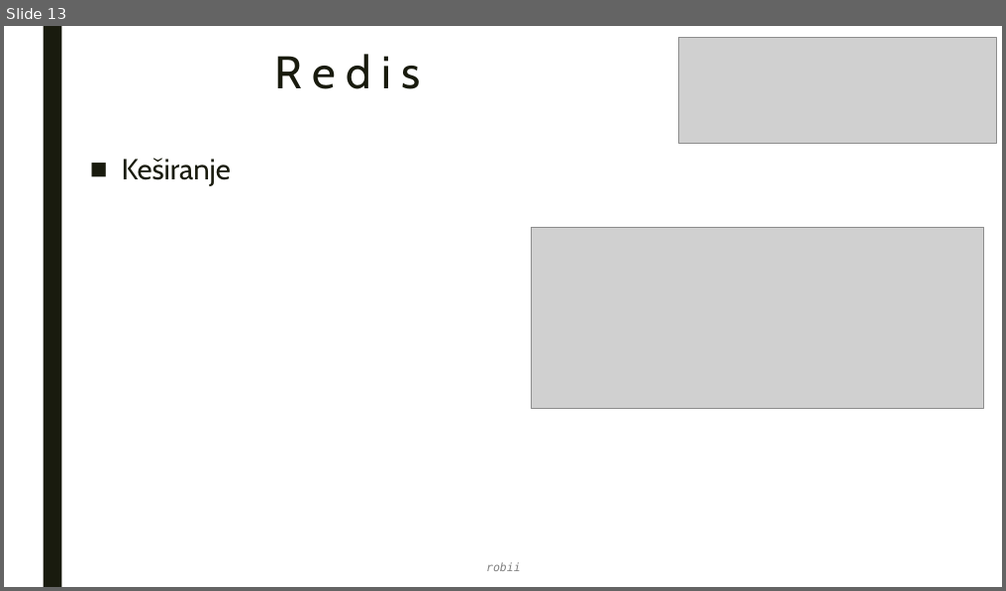
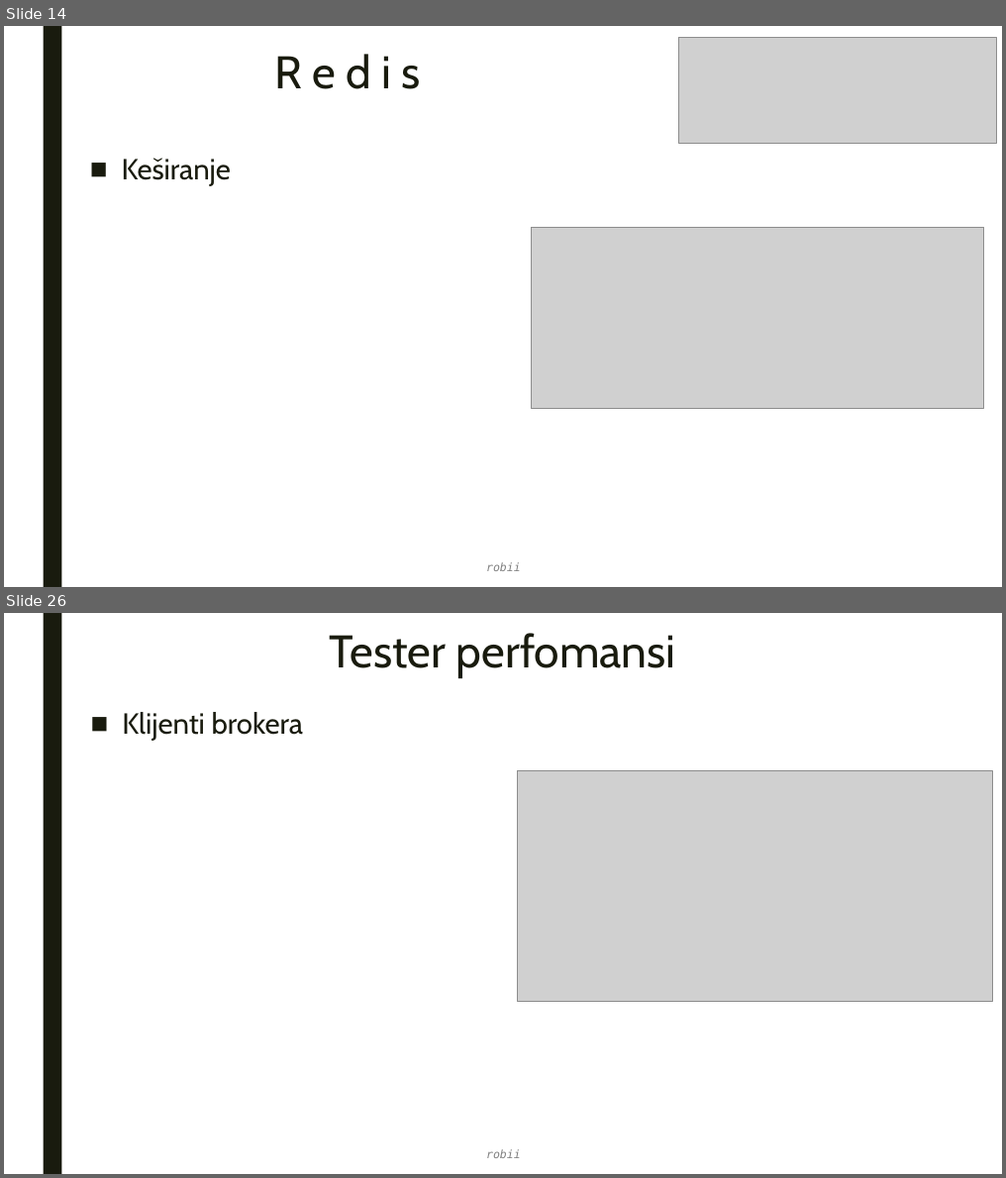
Before and after one commit to robertsabo0/MessageOrientedCommunication, a slide deck: docs/master_rad.0.1.pptx. Shown one above the other, each under a label of ours: slide 13 before the commit, slides 14 and 26 after it; the slides between them are not shown. The pictures are 1006x591 and 1006x1178 pixels, drawn with LibreOffice and Linux fonts; fonts in the diff are those of the drawing; grey boxes stand for pictures. Boxes give left, top, right and bottom in pixels: in the first picture for what was removed or moved away, otherwise in the second. Text is boxed around its words. In the diff, an @@ line names an element or a change of style, - is before the commit and + after.

```diff
--- a/docs/master_rad.0.1.pptx
+++ b/docs/master_rad.0.1.pptx
@@ slide 26 added at <box>4,613,1002,1174</box>, background #FFFFFF; not listed: 1 template element that a slide beside it also shows @@
@@ title added at <box>330,633,676,678</box>, 44 pt, text #191B0E @@
+Tester perfomansi
@@ text added at <box>122,712,303,741</box>, 28 pt, text #191B0E @@
+■ Klijenti brokera
@@ picture added at <box>518,770,992,1001</box> @@
@@ text added at <box>486,1150,521,1158</box>, 11 pt, text #808080, italic @@
+robii
@@ what was slide 13 is now slide 14 @@
```
Also in this commit, not shown: 3 slides changed, 33 other slides added, 9 slides removed, 3 other files.
